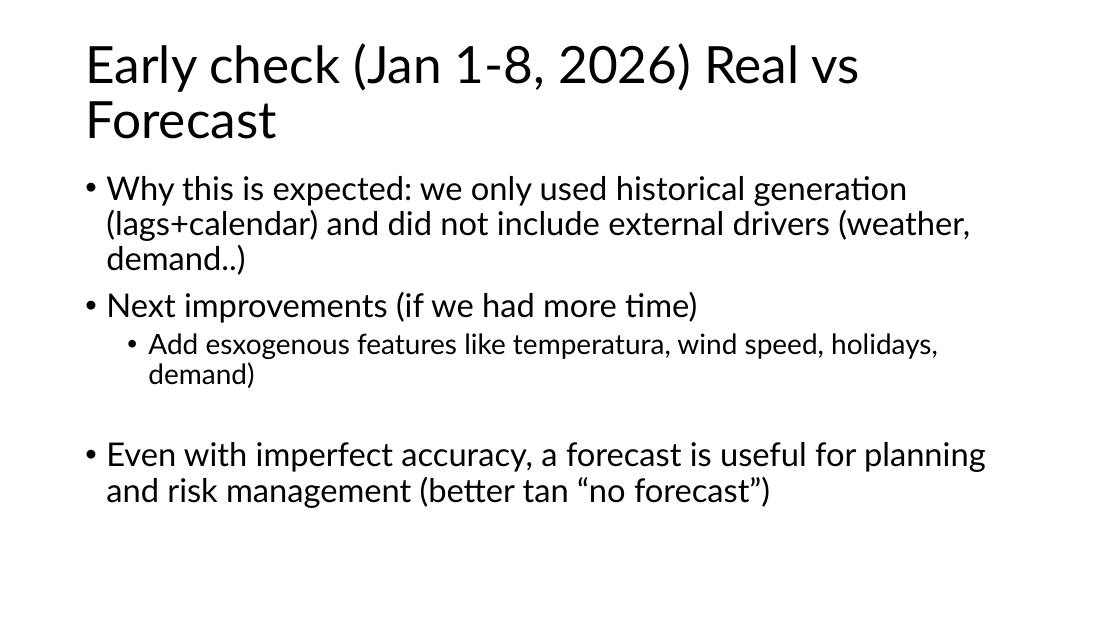
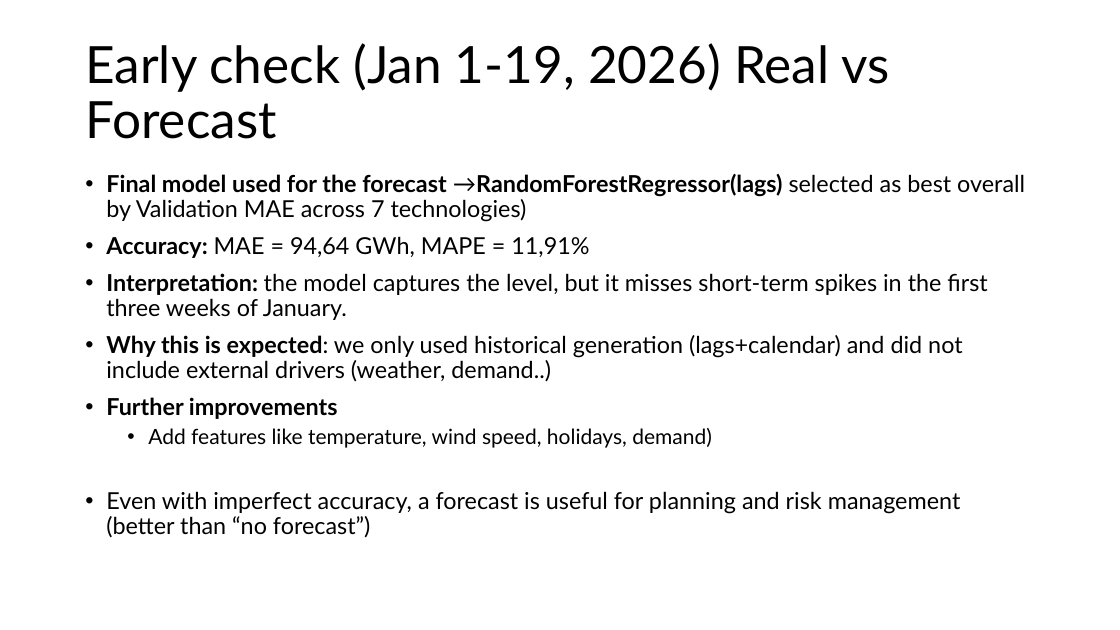
Before and after one commit to mireiamonbu/Spanish-Forecasters-MireiaMontoya-EnriqueRuiz, a slide deck: slide 14 of presentation/CapstonProject.pptx (slide 19 before the commit). Drawn at 1120x630 pixels with LibreOffice and Linux fonts; fonts in the diff are those of the drawing. Boxes give left, top, right and bottom in pixels: in the first picture for what was removed or moved away, otherwise in the second. Text is boxed around its words. In the diff, an @@ line names an element or a change of style, - is before the commit and + after.

```diff
--- a/presentation/CapstonProject.pptx
+++ b/presentation/CapstonProject.pptx
@@ title at [85, 43, 889, 139]: text changed @@
-Early check (Jan 1-8, 2026) Real vs Forecast
+Early check (Jan 1-19, 2026) Real vs Forecast
@@ text at [106, 174, 1025, 320]: paragraphs added @@
+• Final model used for the forecast →RandomForestRegressor(lags) selected as best overall by Validation MAE across 7 technologies)
+• Accuracy: MAE = 94,64 GWh, MAPE = 11,91%
+• Interpretation: the model captures the level, but it misses short-term spikes in the first three weeks of January.
@@ text at [106, 335, 962, 382]: size 28 to 20 pt in "Why this is expected: we only used ..."; bold on in "Why this is expected:" @@
@@ text at [106, 397, 961, 538]: text changed; size 28 to 20 pt @@
-• Next improvements (if we had more time)
-  • Add esxogenous features like temperatura, wind speed, holidays, demand)
-• Even with imperfect accuracy, a forecast is useful for planning and risk management (better tan “no forecast”)
+• Further improvements
+  • Add features like temperature, wind speed, holidays, demand)
+• Even with imperfect accuracy, a forecast is useful for planning and risk management (better than “no forecast”)
```
Also in this commit, not shown: 12 other slides changed, 1 slide added, 5 slides removed, 20 other files.
